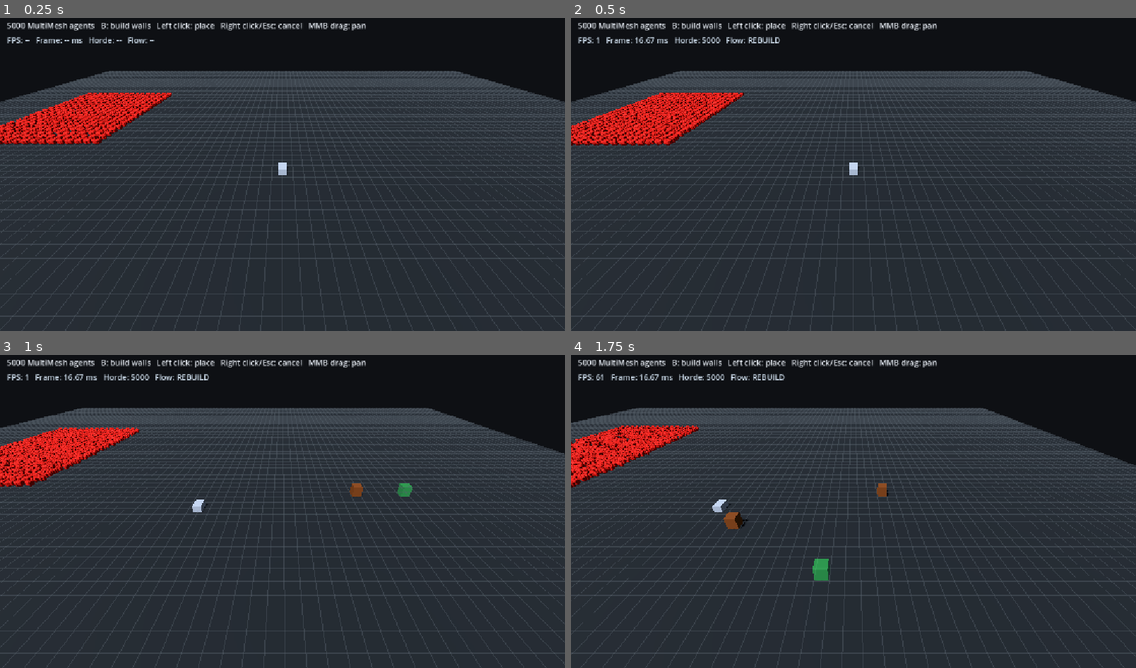
Above: before the commit, frames 1-4 (two rows, left to right).
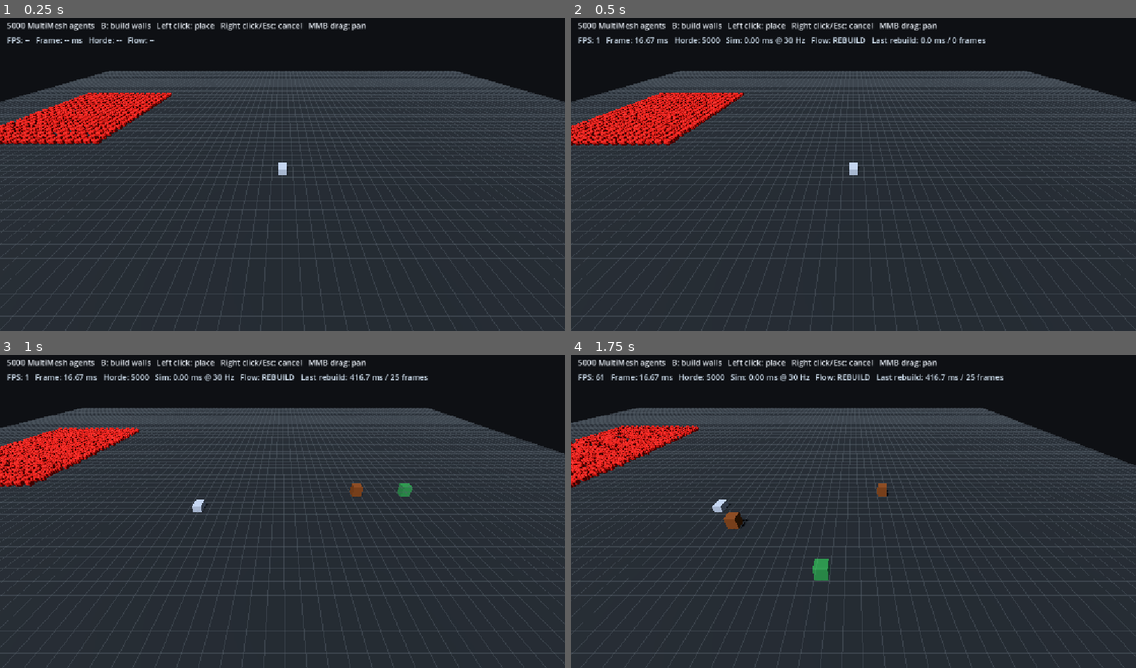
Above: after the commit, the same moments.

Repository: CaptainTiki/HordeLab
Game: Godot game, scene res://scenes/main.tscn
Same seed, same stepped clock (60 frames per second), same inputs: the game is played once before the commit and once after it.
Inputs (mouse positions are in pixels of both pictures, inside the frame that each line leads up to):
- Up to frame 1 (0.25 s): no input
- Up to frame 2 (0.5 s): no input
- Up to frame 3 (1 s): tap Enter at 0.5 s; move the mouse to (406, 492) at 0.52 s; hold D from 0.53 s (still down); tap B at 0.6 s; click (406, 492) at 0.67 s
- Up to frame 4 (1.75 s): release D at 1.25 s; drag from (740, 524) to (825, 574) at 1.27 s

Frame 1 is identical in both runs. In frame 2, 0.5% of the frame differs, in the area x 27-74%, y 6-9%; in frame 3, 0.5%; in frame 4, 0.6%, in the area x 28-77%, y 6-9%.

Commit message:
Show simulation and last flow rebuild timings

Diff:
--- a/scripts/debug_hud.gd
+++ b/scripts/debug_hud.gd
@@ -23,11 +23,15 @@
 		average_frame_ms = frame_time_accumulator_ms / float(sampled_frames)
 
 	var flow_state: String = "REBUILD" if flow_field.rebuild_in_progress else "READY"
-	text = "FPS: %d   Frame: %.2f ms   Horde: %d   Flow: %s" % [
+	text = "FPS: %d   Frame: %.2f ms   Horde: %d   Sim: %.2f ms @ %.0f Hz   Flow: %s   Last rebuild: %.1f ms / %d frames" % [
 		Engine.get_frames_per_second(),
 		average_frame_ms,
 		horde.agent_count,
+		horde.last_simulation_ms,
+		horde.simulation_hz,
 		flow_state,
+		flow_field.last_rebuild_ms,
+		flow_field.last_rebuild_frames,
 	]
 
 	update_accumulator = 0.0
